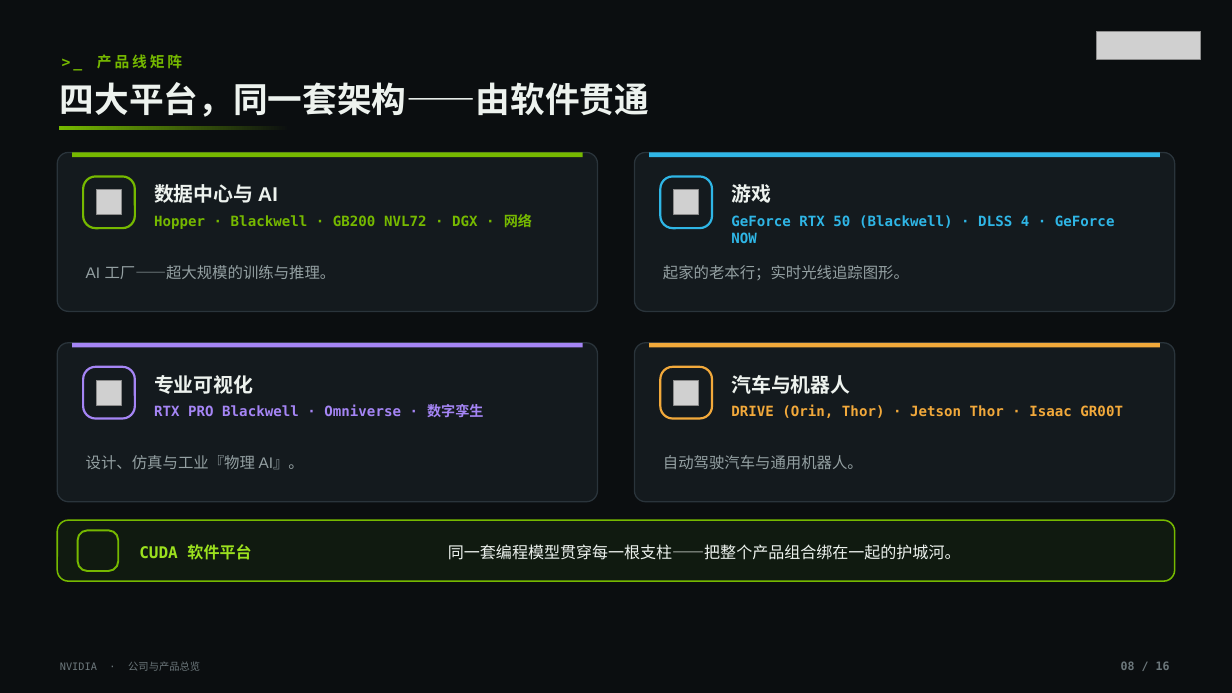
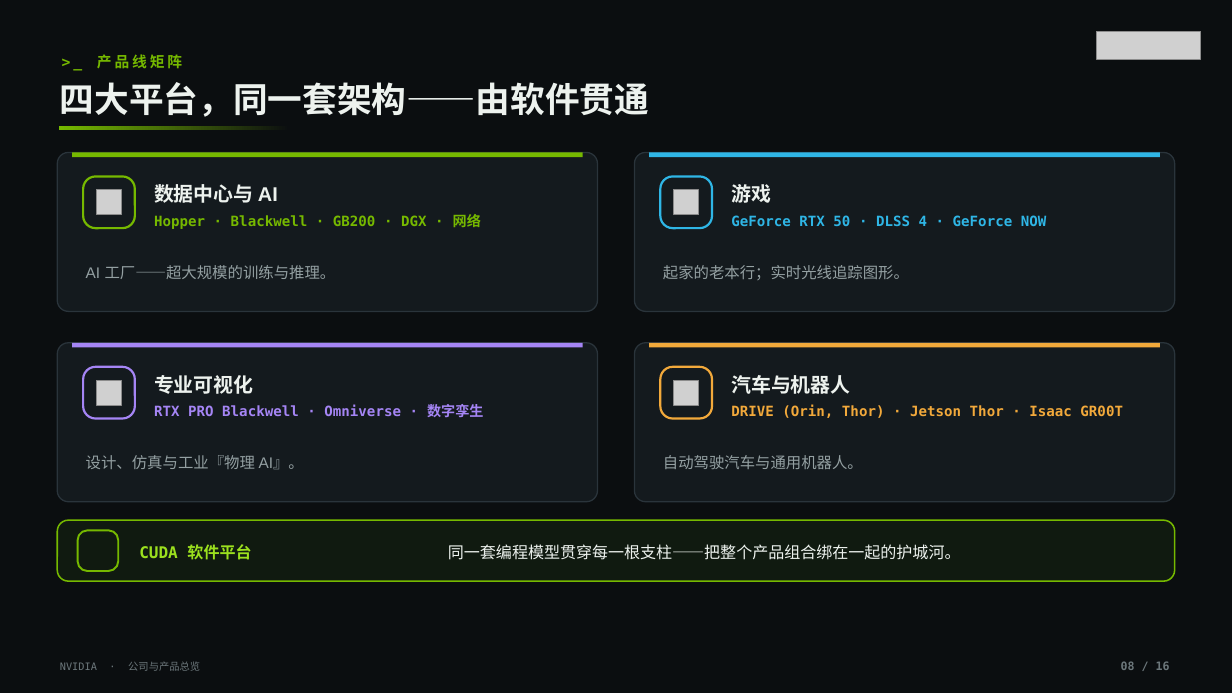
Before and after one commit to addsumtech/slides_maker-site, a slide deck: slide 8 of templates/decks/zh/nvidia-overview/template.pptx. Drawn at 1232x693 pixels with LibreOffice and Linux fonts; fonts in the diff are those of the drawing; grey boxes stand for pictures; background and template pictures are left out. Boxes give left, top, right and bottom in pixels: in the first picture for what was removed or moved away, otherwise in the second. Text is boxed around its words. In the diff, an @@ line names an element or a change of style, - is before the commit and + after.

```diff
--- a/templates/decks/zh/nvidia-overview/template.pptx
+++ b/templates/decks/zh/nvidia-overview/template.pptx
@@ text at (154,212,481,230): text changed @@
-Hopper · Blackwell · GB200 NVL72 · DGX · 网络
+Hopper · Blackwell · GB200 · DGX · 网络
@@ text at (731,215,1047,226): text changed @@
-GeForce RTX 50 (Blackwell) · DLSS 4 · GeForce NOW
+GeForce RTX 50 · DLSS 4 · GeForce NOW
```
Also in this commit, not shown: 13 other files.
